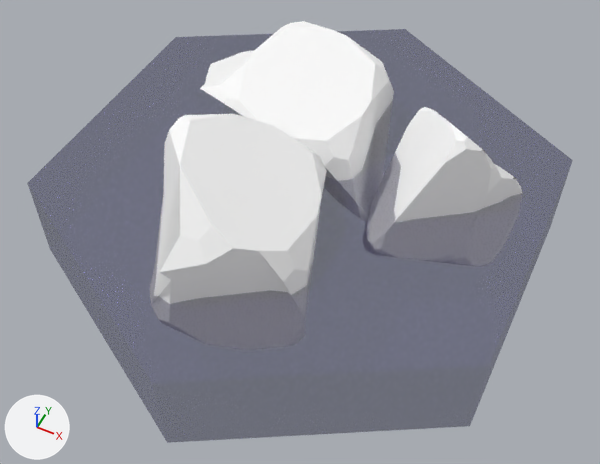
An edit to the glTF model assets/models/glTF/HexCell_Arctic_2.glb, drawn before and after from the same camera.
Both versions are drawn from a 50 mm camera at (0.971, -1.972, 2.242) aimed at (0.042, -0.114, -0.081). Every picture has the same lights, and +X, +Y and +Z are marked at lower left.

Names of what the first picture shows: 'HexCell_Arctic_2'.
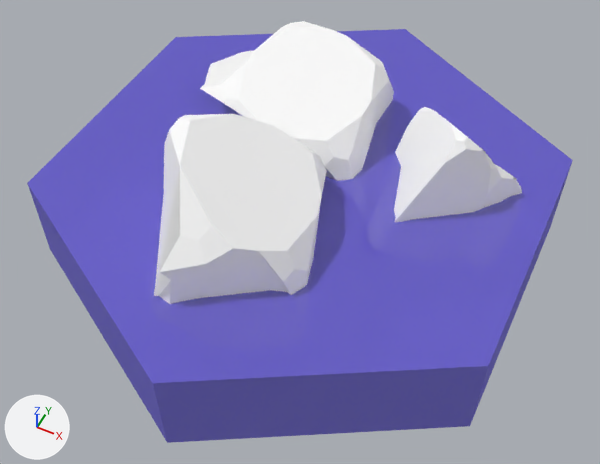
The change, as a list of edits to the scene's bpy script:
```text
Change mat_water:
    mat_water.base_color: (0.0267, 0.0216, 0.114) -> (0.133, 0.104, 0.669)  # dark blue #2d285f -> blue #665bd6
    mat_water.alpha: 0.405 -> 0.732
```

Location of each change, [x1, y1, x2, y2] in pixels of the pictures (600 x 464 px):
'HexCell_Arctic_2', recoloured, surface changed (grey to blue)
    both: [27, 29, 573, 443]
